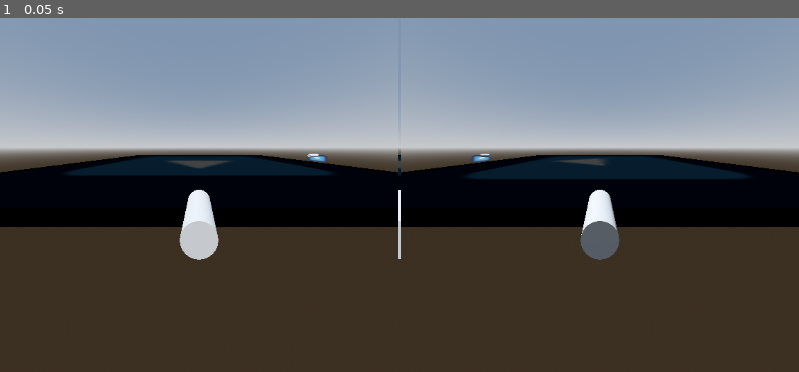
Above: before the commit, frame 1.
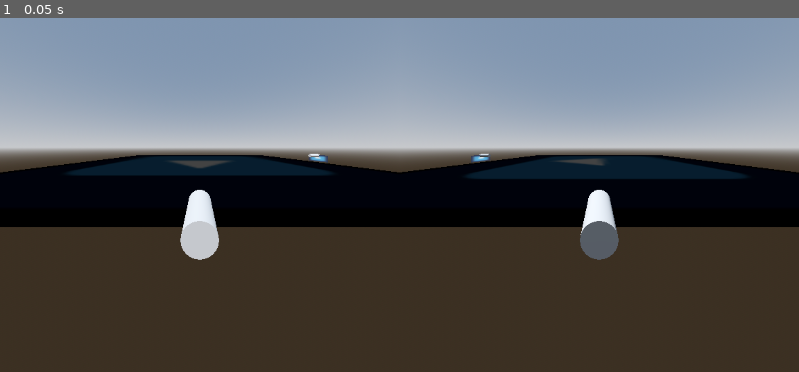
Above: after the commit, the same moment.

Repository: johncoffee/ngj-2024
Game: Godot game, scene res://maps/sandbox.tscn
The game is run twice, just before and just after one commit, with the same random seed, the same clock (stepped at 60 frames per second) and the same inputs. The project has no main scene, so this scene is started directly. The engine's default icon, where the game draws it, is replaced by a stand-in: a white triangle on a blue panel in a dark square.
Inputs:
- Up to frame 1 (0.05 s): no input

The runs differ from the first frame. In frame 1, 0.3% of the frame differs, in the area x 1-99%, y 37-69%.

Commit message:
fixed rendering

Diff:
--- a/main.gd
+++ b/main.gd
@@ -5,6 +5,8 @@
 
 
 func _ready() -> void:
+    get_viewport().disable_3d = true
+
     for i in range(local_player_count):
         var player_scene = load("res://player.tscn")
         var player: PathFollow3D = player_scene.instantiate()
--- a/player.gd
+++ b/player.gd
@@ -13,6 +13,7 @@
 
 
 func _ready() -> void:
+    $Camera.current = false
     $Camera.cull_mask &= ~(1 << player_id)
     $View/Sprite3D.layers = (1 << player_id)
 
--- a/project.godot
+++ b/project.godot
@@ -26,11 +26,6 @@
 "events": [Object(InputEventKey,"resource_local_to_scene":false,"resource_name":"","device":-1,"window_id":0,"alt_pressed":false,"shift_pressed":false,"ctrl_pressed":false,"meta_pressed":false,"pressed":false,"keycode":0,"physical_keycode":68,"key_label":0,"unicode":100,"echo":false,"script":null)
 ]
 }
-p1.shoot={
-"deadzone": 0.5,
-"events": [Object(InputEventKey,"resource_local_to_scene":false,"resource_name":"","device":-1,"window_id":0,"alt_pressed":false,"shift_pressed":false,"ctrl_pressed":false,"meta_pressed":false,"pressed":false,"keycode":0,"physical_keycode":87,"key_label":0,"unicode":119,"echo":false,"script":null)
-]
-}
 p2.move.left={
 "deadzone": 0.5,
 "events": [Object(InputEventKey,"resource_local_to_scene":false,"resource_name":"","device":-1,"window_id":0,"alt_press …(182 unchanged characters)…
@@ -41,22 +36,23 @@
 "events": [Object(InputEventKey,"resource_local_to_scene":false,"resource_name":"","device":-1,"window_id":0,"alt_press …(182 unchanged characters)…
 ]
 }
-p2.shoot={
-"deadzone": 0.5,
-"events": [Object(InputEventKey,"resource_local_to_scene":false,"resource_name":"","device":-1,"window_id":0,"alt_pressed":false,"shift_pressed":false,"ctrl_pressed":false,"meta_pressed":false,"pressed":false,"keycode":0,"physical_keycode":4194320,"key_label":0,"unicode":0,"echo":false,"script":null)
-]
-}
 p3.move.left={
 "deadzone": 0.5,
 "events": []
+}
+p1.shoot={
+"deadzone": 0.5,
+"events": [Object(InputEventKey,"resource_local_to_scene":false,"resource_name":"","device":-1,"window_id":0,"alt_pressed":false,"shift_pressed":false,"ctrl_pressed":false,"meta_pressed":false,"pressed":false,"keycode":0,"physical_keycode":87,"key_label":0,"unicode":119,"echo":false,"script":null)
+]
 }
 p3.move.right={
 "deadzone": 0.5,
 "events": []
 }
-p3.shoot={
+p2.shoot={
 "deadzone": 0.5,
-"events": []
+"events": [Object(InputEventKey,"resource_local_to_scene":false,"resource_name":"","device":-1,"window_id":0,"alt_pressed":false,"shift_pressed":false,"ctrl_pressed":false,"meta_pressed":false,"pressed":false,"keycode":0,"physical_keycode":4194320,"key_label":0,"unicode":0,"echo":false,"script":null)
+]
 }
 p4.move.left={
 "deadzone": 0.5,
@@ -66,6 +62,10 @@
 "deadzone": 0.5,
 "events": []
 }
+p3.shoot={
+"deadzone": 0.5,
+"events": []
+}
 p4.shoot={
 "deadzone": 0.5,
 "events": []
--- a/ui/split_screen.tscn
+++ b/ui/split_screen.tscn
@@ -8,11 +8,13 @@
 anchor_bottom = 1.0
 grow_horizontal = 2
 grow_vertical = 2
+theme_override_constants/separation = 0
 script = ExtResource("1_6x3o1")
 
 [node name="TopLayer" type="HBoxContainer" parent="."]
 layout_mode = 2
 size_flags_vertical = 3
+theme_override_constants/separation = 0
 alignment = 1
 
 [node name="Player1" type="SubViewportContainer" parent="TopLayer"]
@@ -24,7 +26,7 @@
 
 [node name="Viewport" type="SubViewport" parent="TopLayer/Player1"]
 handle_input_locally = false
-size = Vector2i(574, 322)
+size = Vector2i(576, 324)
 size_2d_override_stretch = true
 render_target_update_mode = 4
 
@@ -37,13 +39,14 @@
 
 [node name="Viewport" type="SubViewport" parent="TopLayer/Player2"]
 handle_input_locally = false
-size = Vector2i(574, 322)
+size = Vector2i(576, 324)
 size_2d_override_stretch = true
 render_target_update_mode = 4
 
 [node name="BottomLayer" type="HBoxContainer" parent="."]
 layout_mode = 2
 size_flags_vertical = 3
+theme_override_constants/separation = 0
 alignment = 1
 
 [node name="Player3" type="SubViewportContainer" parent="BottomLayer"]
@@ -55,7 +58,7 @@
 
 [node name="Viewport" type="SubViewport" parent="BottomLayer/Player3"]
 handle_input_locally = false
-size = Vector2i(574, 322)
+size = Vector2i(576, 324)
 size_2d_override_stretch = true
 render_target_update_mode = 4
 
@@ -68,6 +71,6 @@
 
 [node name="Viewport" type="SubViewport" parent="BottomLayer/Player4"]
 handle_input_locally = false
-size = Vector2i(574, 322)
+size = Vector2i(576, 324)
 size_2d_override_stretch = true
 render_target_update_mode = 4
